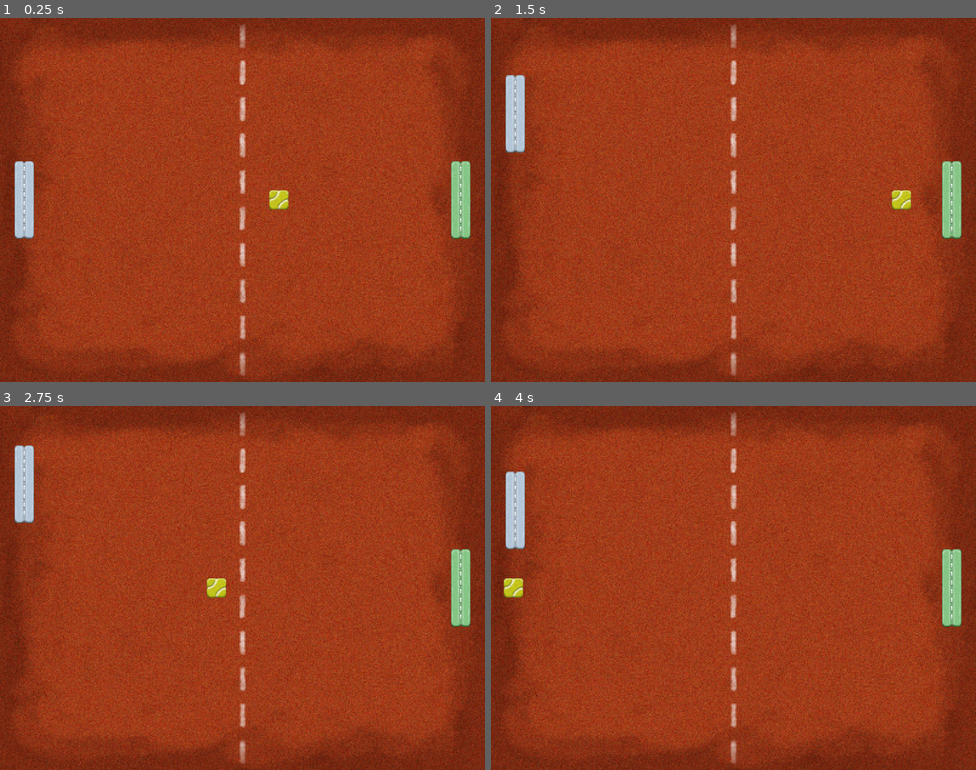
Above: before the commit, frames 1-4 (two rows, left to right).
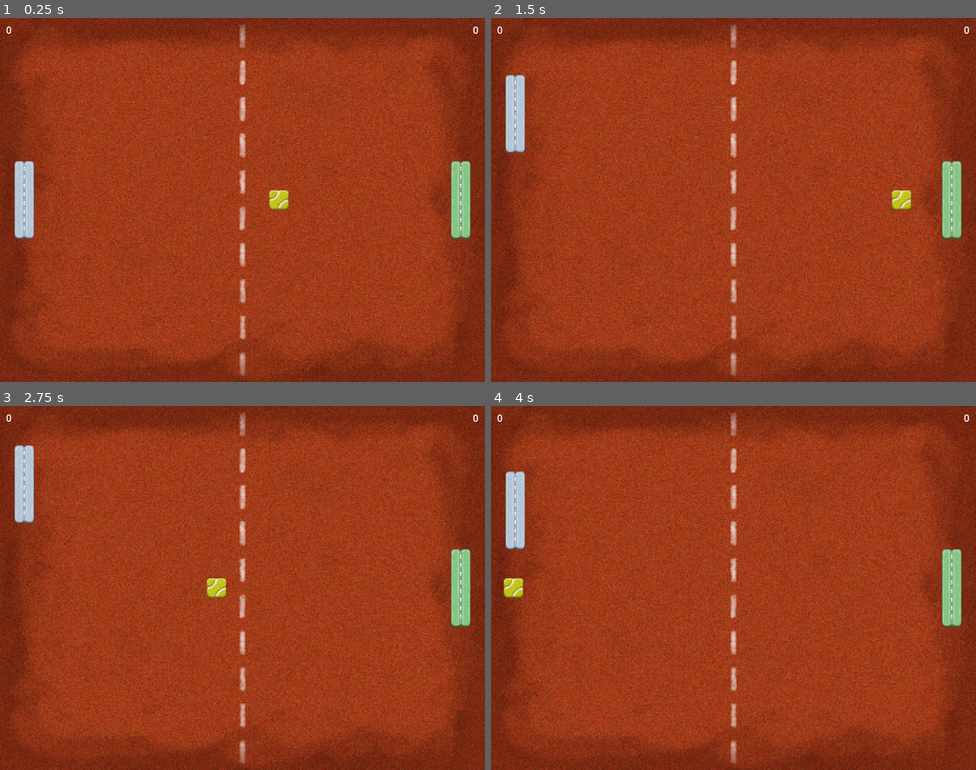
Above: after the commit, the same moments.

Repository: Koumarin/GDPong
Game: Godot game, scene res://scn/arena.tscn
Two runs of this game, one before a commit and one after it. Both use one fixed random seed, a clock stepped at 60 frames per second and the inputs below.
Inputs:
- Up to frame 1 (0.25 s): no input
- Up to frame 2 (1.5 s): hold W (player-one-up) 0.53-1.28 s; hold S (player-one-down) from 1.28 s (still down)
- Up to frame 3 (2.75 s): release S (player-one-down) at 2.03 s; hold W (player-one-up) from 2.03 s (still down)
- Up to frame 4 (4 s): release W (player-one-up) at 3.53 s; hold S (player-one-down) from 3.53 s (still down)

The runs differ from the first frame. In frame 1, less than 0.1% of the frame differs, in the area x 1-99%, y 2-5%; in frame 2, less than 0.1%; in frame 3, less than 0.1%; in frame 4, less than 0.1%.

Commit message:
Add player score to UI

Diff:
--- a/scn/arena.tscn
+++ b/scn/arena.tscn
@@ -1,14 +1,21 @@
-[gd_scene load_steps=7 format=3 uid="uid://tx6231g63y6f"]
+[gd_scene load_steps=10 format=3 uid="uid://tx6231g63y6f"]
 
 [ext_resource type="Texture2D" uid="uid://d2gdtjut5urmm" path="res://dat/spr/fancy-court.png" id="1_6yxsv"]
 [ext_resource type="PackedScene" uid="uid://bewwk2y3qelpx" path="res://scn/paddle.tscn" id="2_qlmy5"]
 [ext_resource type="Texture2D" uid="uid://c5pxxylru4frd" path="res://dat/spr/fancy-paddle-green.png" id="3_yryxx"]
 [ext_resource type="PackedScene" uid="uid://bb23dab7xfk5o" path="res://scn/ball.tscn" id="4_h28ej"]
+[ext_resource type="Script" path="res://src/ui.gd" id="5_b15ko"]
 
 [sub_resource type="WorldBoundaryShape2D" id="WorldBoundaryShape2D_j1erk"]
 normal = Vector2(0, 1)
 
 [sub_resource type="WorldBoundaryShape2D" id="WorldBoundaryShape2D_b6xnv"]
+
+[sub_resource type="WorldBoundaryShape2D" id="WorldBoundaryShape2D_yjuw3"]
+normal = Vector2(1, 0)
+
+[sub_resource type="WorldBoundaryShape2D" id="WorldBoundaryShape2D_d1ymt"]
+normal = Vector2(-1, 0)
 
 [node name="Arena" type="Node2D"]
 
@@ -43,4 +50,41 @@
 
 [node name="Ball" parent="." instance=ExtResource("4_h28ej")]
 
+[node name="LeftGoal" type="Area2D" parent="."]
+collision_layer = 0
+collision_mask = 2
+
+[node name="CollisionShape2D" type="CollisionShape2D" parent="LeftGoal"]
+shape = SubResource("WorldBoundaryShape2D_yjuw3")
+
+[node name="RightGoal" type="Area2D" parent="."]
+position = Vector2(800, 0)
+collision_layer = 0
+collision_mask = 2
+
+[node name="CollisionShape2D" type="CollisionShape2D" parent="RightGoal"]
+shape = SubResource("WorldBoundaryShape2D_d1ymt")
+
+[node name="UI" type="HBoxContainer" parent="."]
+offset_left = 10.0
+offset_right = 790.0
+offset_bottom = 40.0
+size_flags_horizontal = 3
+script = ExtResource("5_b15ko")
+
+[node name="PlayerOneScoreLabel" type="Label" parent="UI"]
+layout_mode = 2
+size_flags_horizontal = 2
+text = "0
+"
+
+[node name="PlayerTwoScoreLabel" type="Label" parent="UI"]
+layout_mode = 2
+size_flags_horizontal = 10
+text = "0
+"
+
+[connection signal="body_entered" from="LeftGoal" to="UI" method="_on_left_goal_body_entered"]
+[connection signal="body_entered" from="RightGoal" to="UI" method="_on_right_goal_body_entered"]
+
 [editable path="Paddle2"]
--- /dev/null
+++ b/src/ui.gd
@@ -0,0 +1,14 @@
+extends HBoxContainer
+
+var score := [0, 0]
+
+@onready var player_one_score_label := $PlayerOneScoreLabel
+@onready var player_two_score_label := $PlayerTwoScoreLabel
+
+func _on_left_goal_body_entered(_body: Node2D) -> void:
+	score[0] += 1
+	player_one_score_label.text = str(score[0])
+
+func _on_right_goal_body_entered(_body: Node2D) -> void:
+	score[1] += 1
+	player_one_score_label.text = str(score[1])
